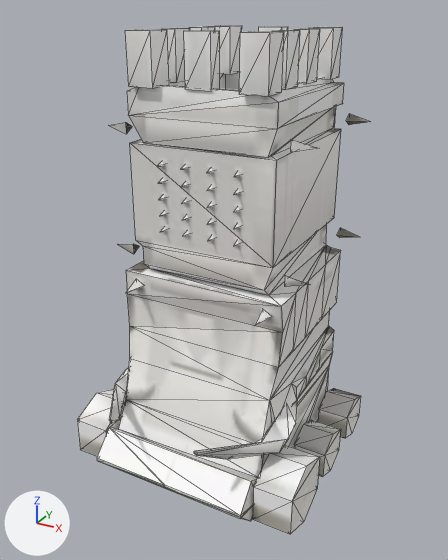
Before and after pictures for a commit that changed the glTF model models/units/lod/siege_tower_open/ae_siege_tower_open_lod1.glb.
Camera for both pictures: a camera (50 mm lens) standing at (51.5, -97.9, 86.1) and looking at (0.0, -4.3, 39.2). Every picture has the same lights, and +X, +Y and +Z are marked at lower left. The older version comes first. Mesh edges are drawn as thin lines. Vertices at exactly the same position are counted once.

The first picture shows 'siege_tower_open'.
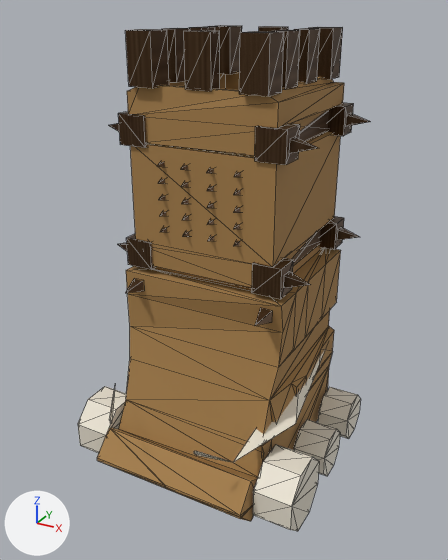
Where the newer file only moved an object's origin or applied its transform, the numbers keep the older frame.

Where the change shows, as pixel boxes (x1, y1, x2, y2) in the pictures (448 x 560 px; the box of a moved part takes in the faces that stretch with it):
'siege_tower_open', reshaped: before (77, 25, 370, 534); after (78, 25, 370, 531)
part 1 of me_siege_tower_open, added (brown): after (252, 258, 293, 299)
part 2 of me_siege_tower_open, added (brown): after (126, 234, 155, 270)
part 3 of me_siege_tower_open, added (brown): after (319, 216, 344, 250)
part 4 of me_siege_tower_open, added (brown): after (255, 123, 300, 165)
part 5 of me_siege_tower_open, added (brown): after (118, 111, 149, 148)
part 6 of me_siege_tower_open, added: after (328, 103, 354, 136)
part 7 of me_siege_tower_open, added (pale yellow): after (253, 445, 319, 531)
part 8 of me_siege_tower_open, added (pale yellow): after (294, 419, 340, 476)
part 9 of me_siege_tower_open, added (pale yellow): after (318, 387, 360, 439)
part 10 of me_siege_tower_open, added (pale yellow): after (78, 386, 126, 453)
part 11 of me_siege_tower_open, deleted: before (77, 388, 361, 534)
part 12 of me_siege_tower_open, moved or reshaped: before (108, 114, 370, 459); after (108, 109, 370, 462)
part 13 of me_siege_tower_open, recoloured (grey to brown): (97, 71, 344, 521) in both
part 14 of me_siege_tower_open, recoloured (grey to brown): (125, 25, 343, 96) in both

What the commit changed:
Picture 'siege_atlas' (img_siege_atlas) is new.
Material 'siege_iron' (mat_siege_iron) is new.
Its texture is img_siege_atlas.
Its metallic is 0.7.
Its roughness is 0.42.
Material 'siege_tusk' (mat_siege_tusk) is new.
Its base color is (0.82, 0.76, 0.64) (pale yellow #eae2d1).
Its roughness is 0.45.
Material 'siege_wood' (mat_siege_wood) is new.
Its texture is img_siege_atlas.
Its roughness is 0.82.
me_siege_tower_open is used by ob_siege_tower_open; location (-0.3, -3.3, 47.2); rotation (-1.571, 0.0, 0.0), in degrees (-90, 0, 0); scale (45.1, 45.1, 45.1).
me_siege_tower_open had 470 vertices, 694 faces and spanned x -0.52..0.51, y -0.79..1.03, z -0.58..0.58.
me_siege_tower_open now has 599 vertices, 858 faces and spans x -0.52..0.51, y -0.79..1.03, z -0.58..0.58.
me_siege_tower_open part 1: the loose piece of 8 vertices spanning x 0.17..0.28, y -0.79..-0.6, z -0.22..-0.11 is copied, and the copy is scaled about its middle by (1.11, 0.621, 0.994), then moved by (0.06, 0.75, 0.01), in mat_siege_iron (picture img_siege_atlas); it spans x 0.23..0.34, y -0.01..0.11, z -0.21..-0.1.
me_siege_tower_open part 2: a new loose piece, a box spanning x -0.34..-0.22, y -0.01..0.11, z -0.21..-0.1, in mat_siege_iron (picture img_siege_atlas).
me_siege_tower_open part 3: a new loose piece, a box spanning x 0.23..0.34, y -0.01..0.11, z 0.37..0.47, in mat_siege_iron (picture img_siege_atlas).
me_siege_tower_open part 4: the loose piece of 8 vertices spanning x 0.17..0.28, y -0.79..-0.6, z -0.22..-0.11 is copied, and the copy is scaled about its middle by (1.11, 0.621, 0.994), then moved by (0.06, 0.25, 0.01), in mat_siege_iron (picture img_siege_atlas); it spans x 0.23..0.34, y -0.5..-0.38, z -0.21..-0.1.
me_siege_tower_open part 5: a new loose piece, a box spanning x -0.34..-0.22, y -0.5..-0.38, z -0.21..-0.1, in mat_siege_iron (picture img_siege_atlas).
me_siege_tower_open part 6: a new loose piece, a box spanning x 0.23..0.34, y -0.5..-0.38, z 0.37..0.47, in mat_siege_iron (picture img_siege_atlas).
me_siege_tower_open part 7: a new loose piece, an 8-sided cylinder along x spanning x 0.35..0.51, y 0.75..1.03, z -0.42..-0.14, in mat_siege_tusk (pale yellow #eae2d1).
me_siege_tower_open part 8: a new loose piece, an 8-sided cylinder along x spanning x 0.36..0.5, y 0.83..1.03, z -0.04..0.16, in mat_siege_tusk (pale yellow #eae2d1).
me_siege_tower_open part 9: a new loose piece, an 8-sided cylinder along x spanning x 0.36..0.5, y 0.83..1.03, z 0.26..0.46, in mat_siege_tusk (pale yellow #eae2d1).
me_siege_tower_open part 10: a new loose piece, an 8-sided cylinder along x spanning x -0.52..-0.36, y 0.75..1.03, z -0.42..-0.14, in mat_siege_tusk (pale yellow #eae2d1).
me_siege_tower_open part 11: 6 loose pieces with 72 vertices, spanning x -0.52..0.51, y 0.75..1.03, z -0.42..0.46, are deleted.
me_siege_tower_open part 12: 27 vertices moved within x -0.17..0.15, y -0.34..-0.09, z -0.17; 90 vertices removed from x -0.42..0.42, y -0.46..0.72, z -0.44..0.5; 106 vertices added at x -0.34..0.34, y -0.5..0.71, z -0.44..0.45.
me_siege_tower_open part 13: 300 faces spanning x -0.37..0.37, y -0.61..0.99, z -0.51..0.58 switch from mat_tower_shell (picture img_tower_shell_atlas) to mat_siege_wood (picture img_siege_atlas).
me_siege_tower_open part 14: 112 faces spanning x -0.28..0.28, y -0.79..-0.12, z -0.23..0.46 switch from mat_tower_shell (picture img_tower_shell_atlas) to mat_siege_iron (picture img_siege_atlas).
Other edits to the shape of me_siege_tower_open do not show in these pictures.
me_siege_tower_open gains material mat_siege_tusk (pale yellow #eae2d1).
